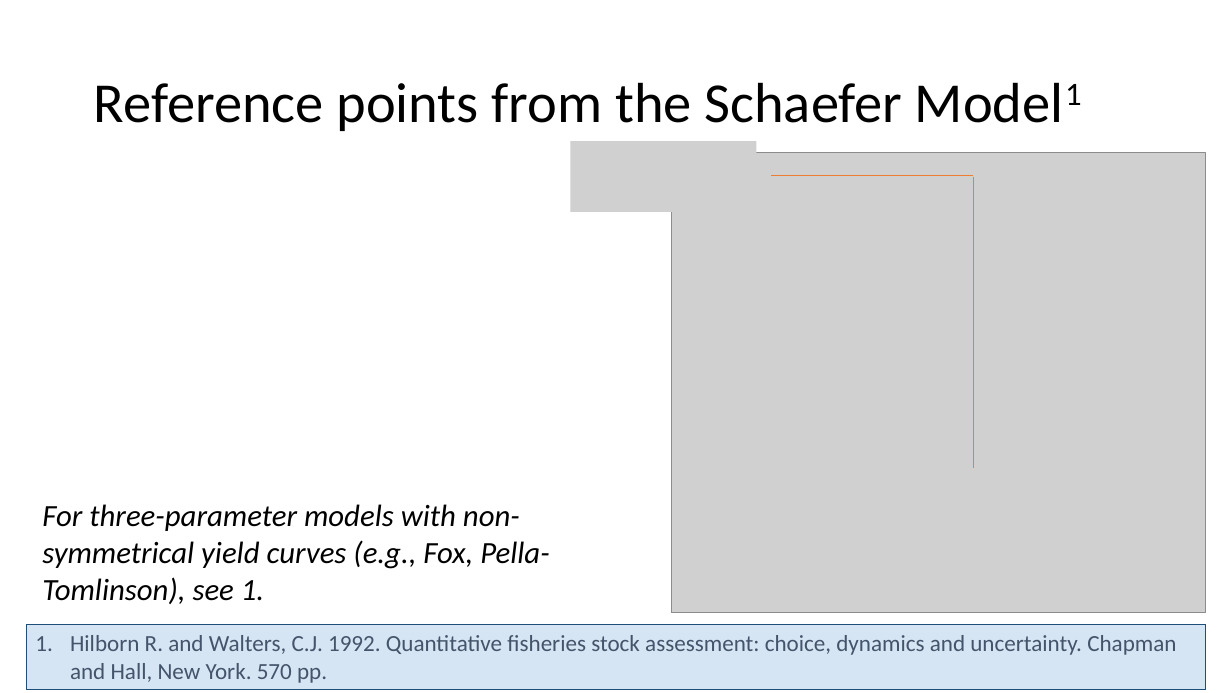
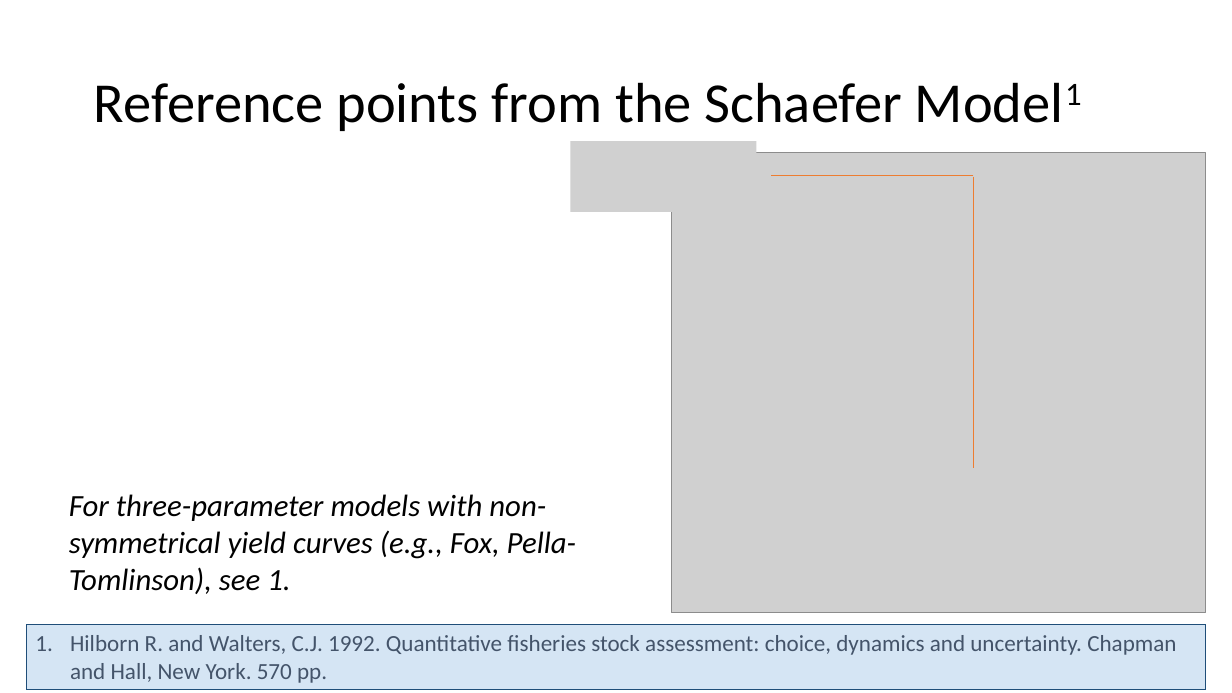
Before and after one commit to TESA-workshops/Ref-Pt-101, a slide deck: slide 41 of RefPt101_221110tb.pptx (slide 42 before the commit). Drawn at 1232x693 pixels with LibreOffice and Linux fonts; fonts in the diff are those of the drawing; grey boxes stand for pictures. Boxes give left, top, right and bottom in pixels: in the first picture for what was removed or moved away, otherwise in the second. Text is boxed around its words. In the diff, an @@ line names an element or a change of style, - is before the commit and + after.

```diff
--- a/RefPt101_221110tb.pptx
+++ b/RefPt101_221110tb.pptx
@@ text "For three-parameter models with non-symmetrical ...": place and size @@
-text "For three-parameter models with non-symmetrical ..." at box(42, 504, 549, 604)
+text "For three-parameter models with non-symmetrical ..." at box(69, 494, 576, 594)
```
Also in this commit, not shown: 36 other slides changed, 1 slide removed, 1 other file.
